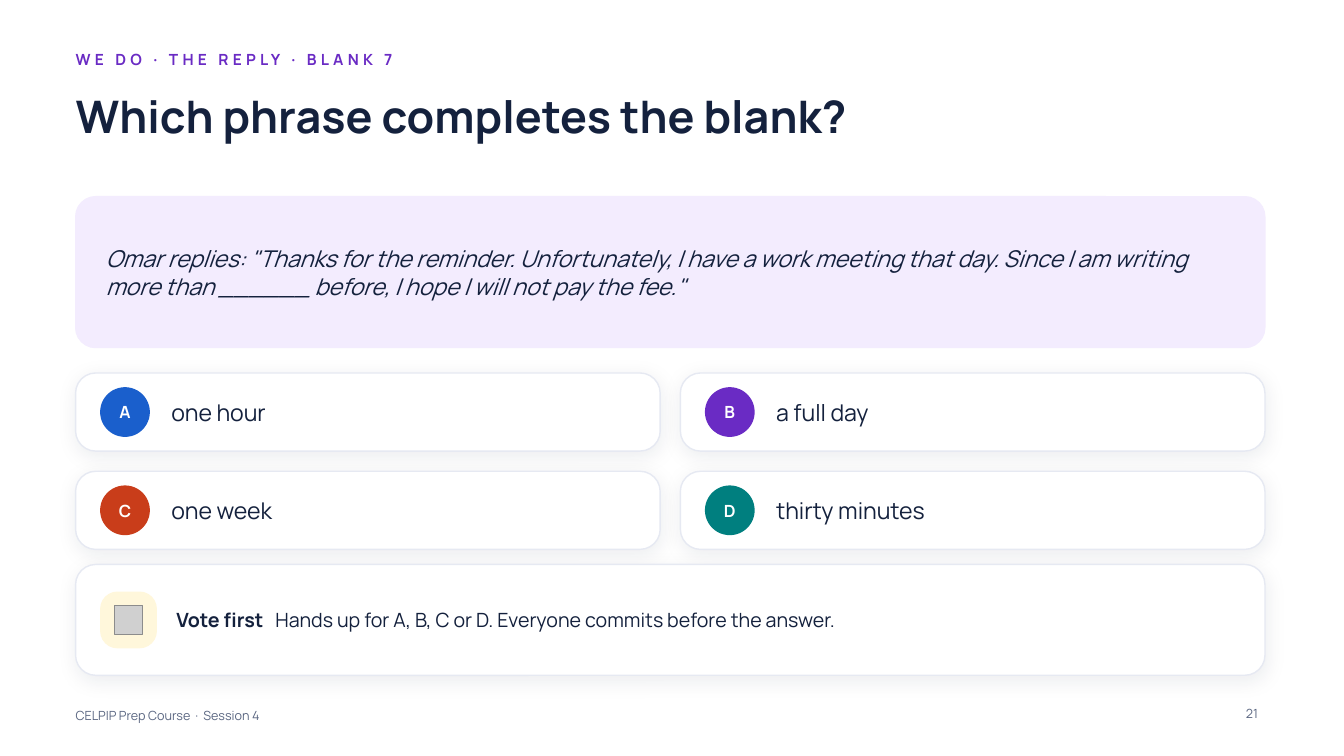
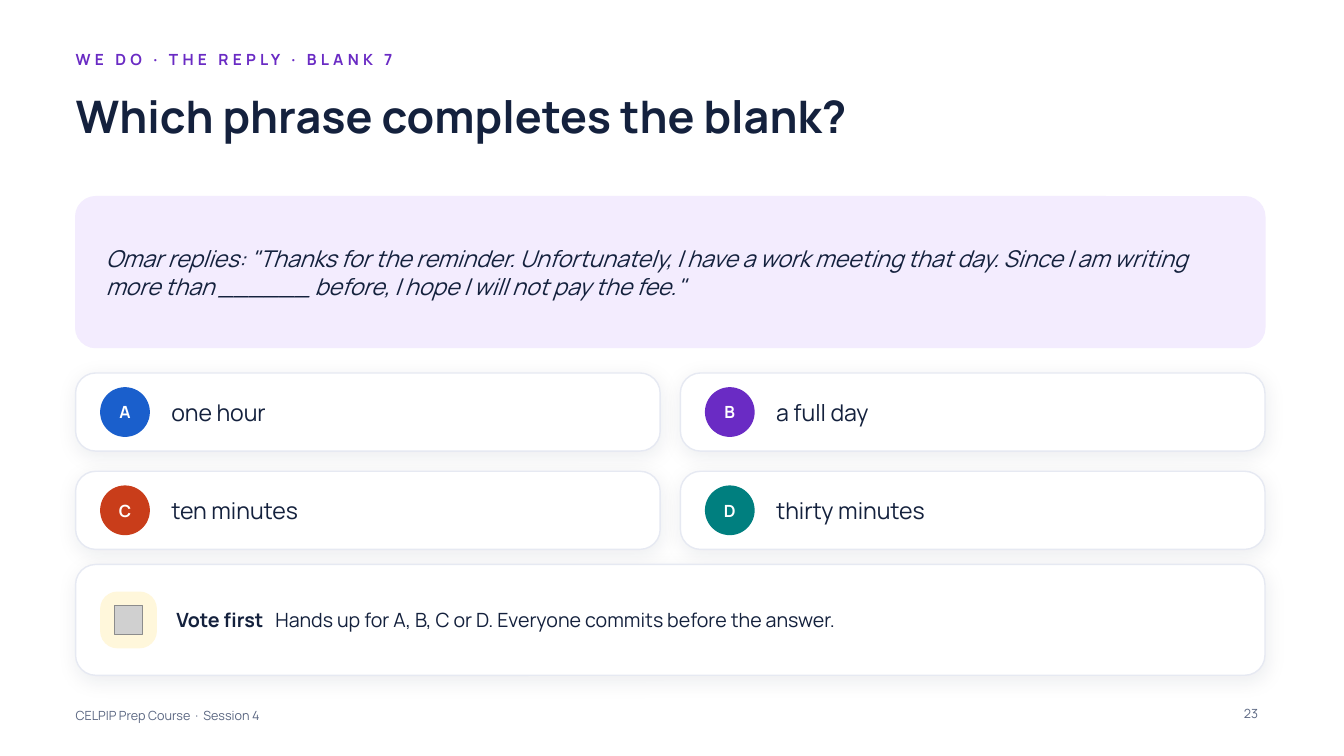
Before and after one commit to learnovateqa/The_English_Academy_CELPIP, a slide deck: slide 23 of decks/session-04.pptx (slide 21 before the commit). Drawn at 1344x756 pixels with LibreOffice and Linux fonts; fonts in the diff are those of the drawing; grey boxes stand for pictures. Boxes give left, top, right and bottom in pixels: in the first picture for what was removed or moved away, otherwise in the second. Text is boxed around its words. In the diff, an @@ line names an element or a change of style, - is before the commit and + after.

```diff
--- a/decks/session-04.pptx
+++ b/decks/session-04.pptx
@@ text at box(171, 502, 298, 520): text changed @@
-one week
+ten minutes
@@ page number at box(1244, 708, 1258, 718): text changed @@
-21
+23
```
Also in this commit, not shown: 9 other slides changed, 3 slides added, 2 other files.
